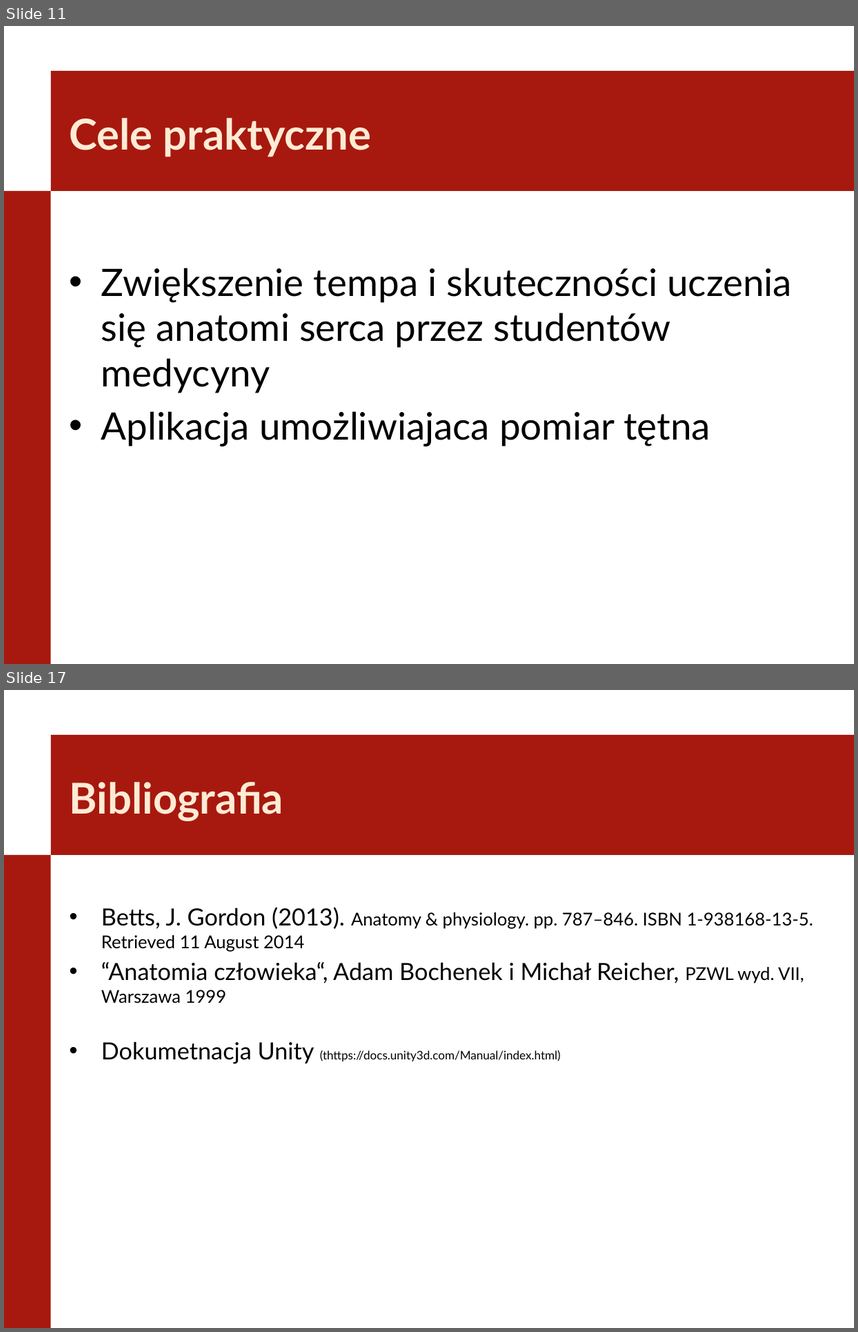
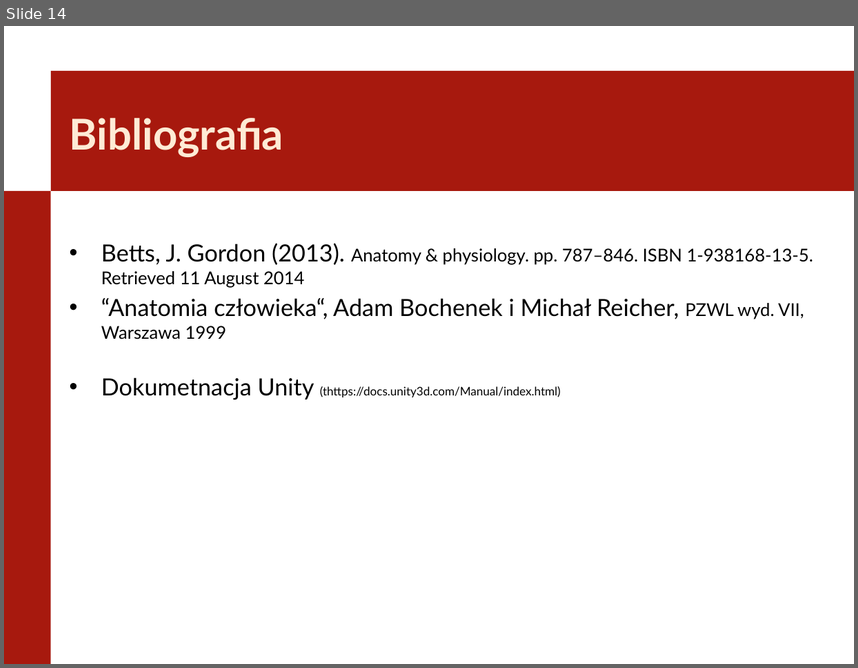
Before and after one commit to Szynal/PWR-W4-INF, a slide deck: Seminarium Dyplomowe/SeminariumDyplomowe_PracaDyplomowa.pptx. Shown one above the other, each under a label of ours: slides 11 and 17 before the commit, slide 14 after it; the slides between them are not shown. The pictures are 858x1332 and 858x668 pixels, drawn with LibreOffice and Linux fonts; fonts in the diff are those of the drawing; background and template pictures are left out. Boxes give left, top, right and bottom in pixels: in the first picture for what was removed or moved away, otherwise in the second. Text is boxed around its words. In the diff, an @@ line names an element or a change of style, - is before the commit and + after.

```diff
--- a/Seminarium Dyplomowe/SeminariumDyplomowe_PracaDyplomowa.pptx
+++ b/Seminarium Dyplomowe/SeminariumDyplomowe_PracaDyplomowa.pptx
@@ slide 11 removed at [4, 26, 854, 664], background #FFFFFF; not listed: 2 template elements that a slide beside it also shows @@
@@ title removed at [70, 118, 372, 157] @@
-Cele praktyczne
@@ text removed at [101, 267, 792, 446] @@
-• Zwiększenie tempa i skuteczności uczenia się anatomi serca przez studentów medycyny
-• Aplikacja umożliwiajaca pomiar tętna
@@ what was slide 17 is now slide 14 @@
```
Also in this commit, not shown: 4 slides changed, 6 slides added, 8 other slides removed.
